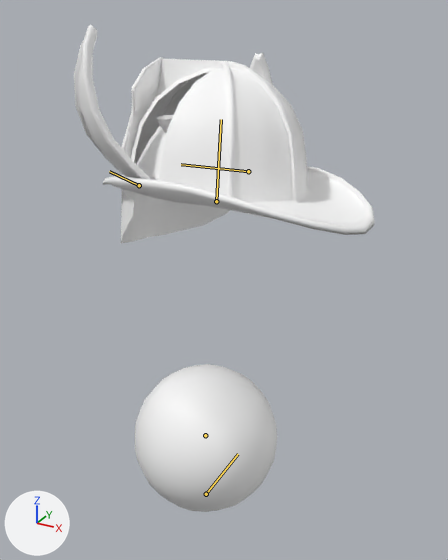
The FBX model UnityProject/FireEscapeSimulator/Assets/Team/DAVID DEGHISLAGE/FBX/ANI_RedHelmet_ALL_VER-005.fbx: old version first, new version second.
Rendered twice from a camera (50 mm lens) standing at (0.902, -1.507, 1.616) and looking at (0.022, 0.094, 0.816). Lighting does not change. The marker at lower left points along +X, +Y and +Z. The picture after the commit comes second. Both versions are drawn at frame 8 of the action 'Call'; the numbers are the values there. The bones that change, and the others that lie on the model, are drawn over the model as lines.

The first picture shows 'Ball_LP', 'Cone.L_LP', 'Helmet_LP', 'Rags_LP', 'Visor_LP'.
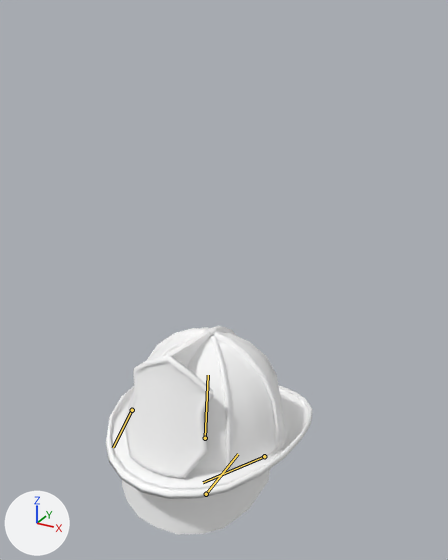
What the commit changed:
Bone 'DEF_Ball_POS' (bone_def_ball_pos) moves from (0.003, 0.0, -0.012) to (0.0, 0.0, 0.0).
Bone 'DEF_Helmet_POS' (bone_def_helmet_pos) moves from (0.0, 0.0, 0.817) to (0.0, 0.0, 0.0).
Bone 'DEF_Helmet_ROT' (bone_def_helmet_rot) turns from (0, -100, 0) to (0, 0, 0) degrees about its own x, y and z.
Bone 'DEF_Rag.L' (bone_def_rag_l) turns from (0, -54, 0) to (0, 0, 0) degrees about its own x, y and z.
Bone 'DEF_Rag.R' (bone_def_rag_r) turns from (0, 60, 0) to (0, 0, 0) degrees about its own x, y and z.

Location of each change, (x1, y1, x2, y2) in pixels of the pictures (448 x 560 px):
'Helmet_LP', posed (24% narrower): before (103, 57, 375, 235); after (106, 326, 312, 499)
'Rags_LP', posed (23% narrower, 8% shorter): before (74, 25, 273, 179); after (127, 328, 280, 469)
'Visor', now drawn: after (122, 469, 270, 535)
'Visor_LP', no longer drawn: before (121, 189, 230, 243)
'Cone.L_LP', posed (not visible afterwards): before (157, 115, 173, 133)
bone 'DEF_Ball_POS', root to tip: before (205, 435) to (204, 437); after (205, 438) to (203, 439)
bone 'DEF_Helmet_POS', root to tip: before (216, 201) to (218, 201); after (205, 438) to (206, 437)
bone 'DEF_Helmet_ROT', root to tip: before (216, 201) to (221, 119); after (205, 438) to (208, 375)
bone 'DEF_Rag.L', root to tip: before (139, 185) to (109, 171); after (264, 456) to (203, 482)
bone 'DEF_Rag.R', root to tip: before (248, 171) to (181, 164); after (132, 410) to (113, 447)
